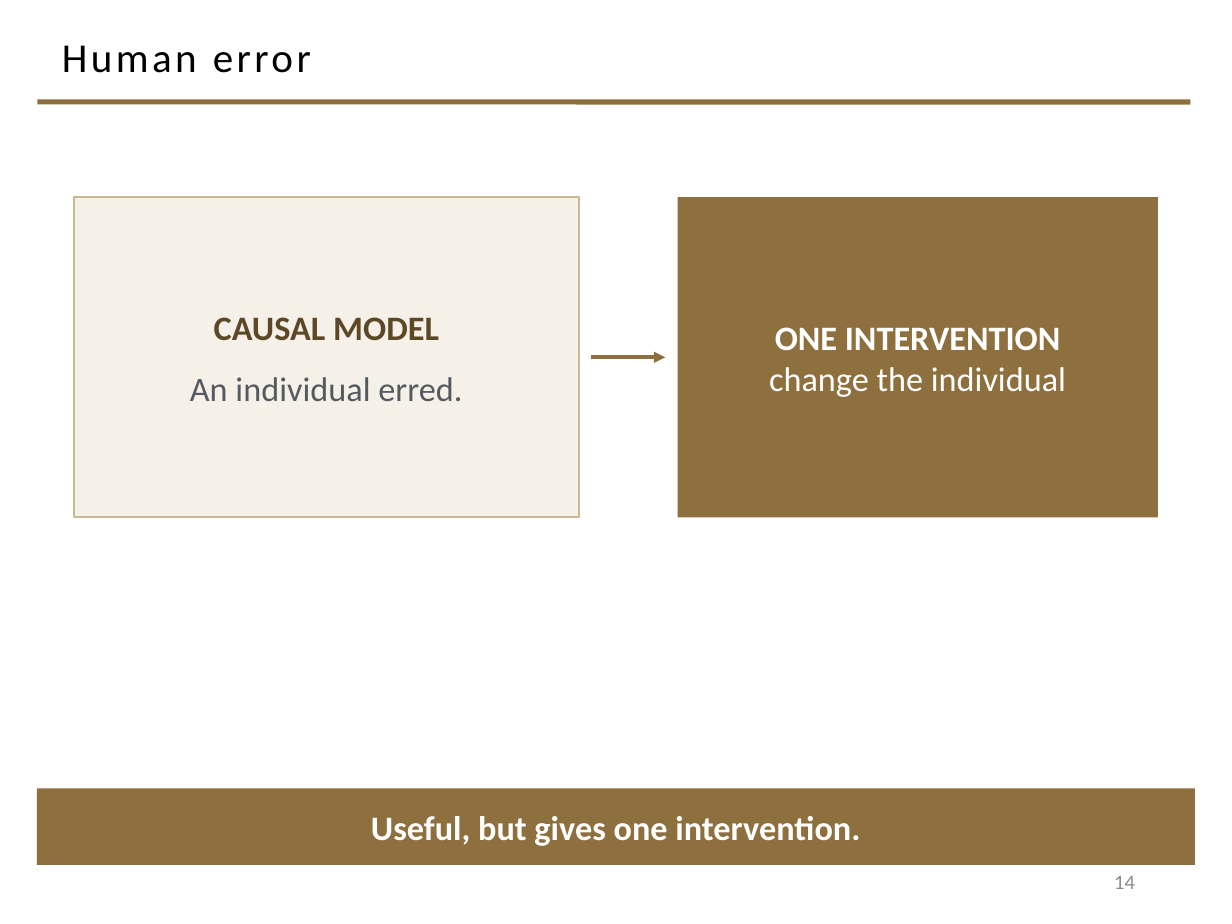
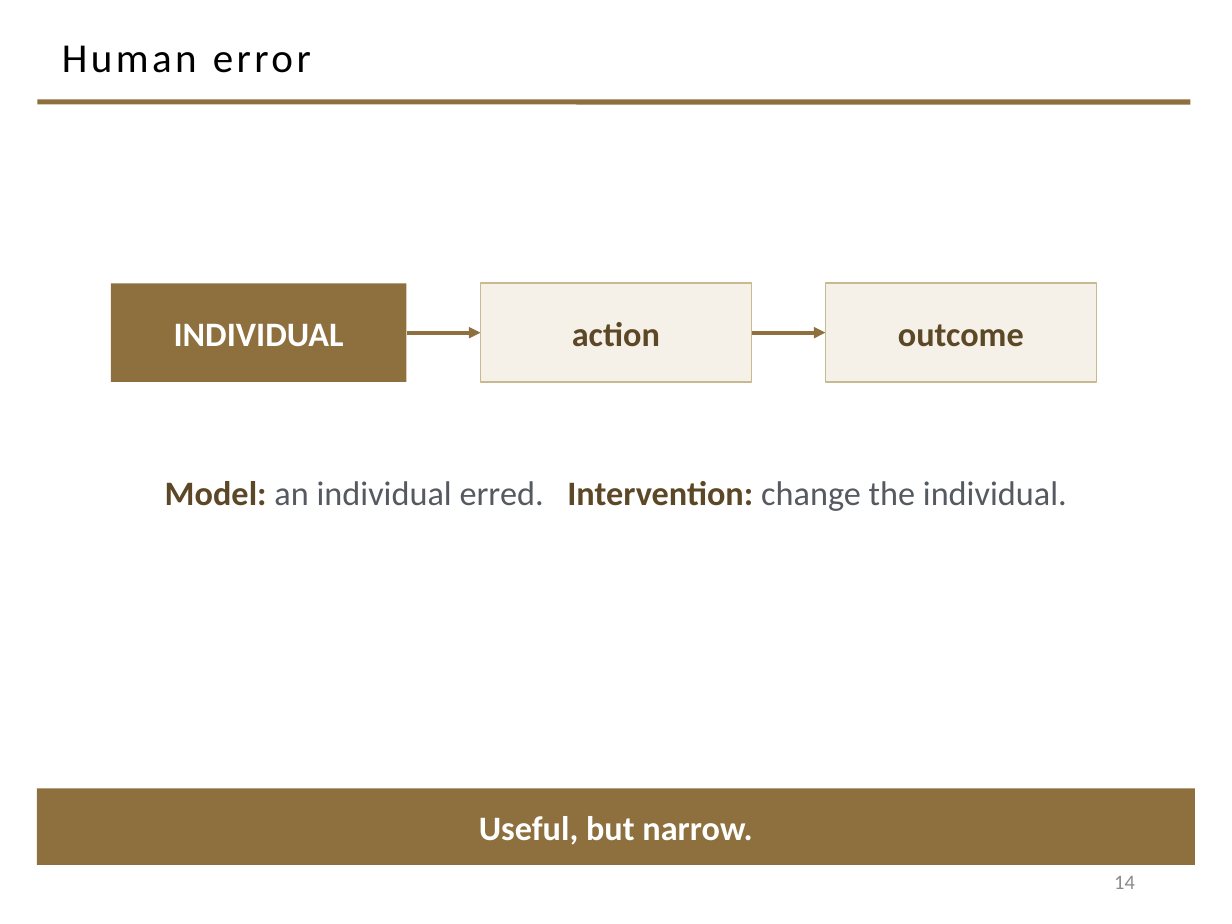
Before and after one commit to davisjam/model-based-agentic-software-engineering, a slide deck: slide 14 of course/lectures/act-2-delegation-and-control/04-failure-aware-engineering/2-4-Failure-Aware-Engineering.pptx. Drawn at 1232x924 pixels with LibreOffice and Linux fonts; fonts in the diff are those of the drawing; background and template pictures are left out. Boxes give left, top, right and bottom in pixels: in the first picture for what was removed or moved away, otherwise in the second. Text is boxed around its words. In the diff, an @@ line names an element or a change of style, - is before the commit and + after.

```diff
--- a/course/lectures/act-2-delegation-and-control/04-failure-aware-engineering/2-4-Failure-Aware-Engineering.pptx
+++ b/course/lectures/act-2-delegation-and-control/04-failure-aware-engineering/2-4-Failure-Aware-Engineering.pptx
@@ rectangle removed at (74,197,579,517) @@
-CAUSAL MODEL
-An individual erred.
@@ rectangle removed at (678,197,1158,517) @@
-ONE INTERVENTION
-change the individual
@@ rectangle added at (111,283,407,382), fill #8E6F3E, 20 pt, text #FFFFFF, bold @@
+INDIVIDUAL
@@ rectangle added at (480,283,752,382), fill #F5F1E8, outline #C9B991 1 pt, 20 pt, text #5C4826, bold @@
+action
@@ rectangle added at (825,283,1096,382), fill #F5F1E8, outline #C9B991 1 pt, 20 pt, text #5C4826, bold @@
+outcome
@@ arrow added from (407, 333) to (480, 333), #8E6F3E 2.25 pt @@
@@ arrow moved from (591, 357) - (665, 357) to (752, 333) - (825, 333) @@
@@ text added at (165,481,1067,511), 20 pt, text #555960 @@
+Model: an individual erred. Intervention: change the individual.
@@ text in rectangle at (479,816,752,845): text changed @@
-Useful, but gives one intervention.
+Useful, but narrow.
```
Also in this commit, not shown: 5 other slides changed.
